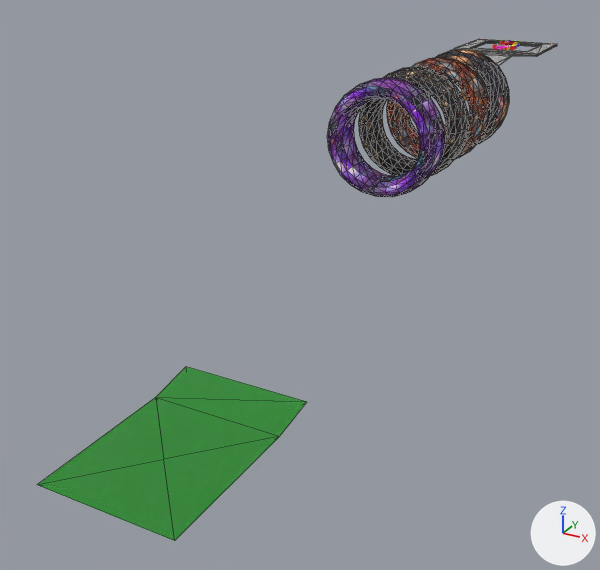
Two versions of the FBX model Games/BenzoBonanza/Assets/Models/Level7/Level7.FBX, one commit apart.
The view is the same before and after, from a camera (50 mm lens) standing at (1153.0, -4211.0, 552.0) and looking at (-228.0, -1700.0, -704.0). Every picture has the same lights, and +X, +Y and +Z are marked at lower right. Mesh edges are drawn as thin lines on the coarser meshes. Objects named as collision shapes, trigger or cutter boxes, shadow casters or lower levels of detail are left out. Where no turn or scale is listed for an object, it has been applied to the vertices.
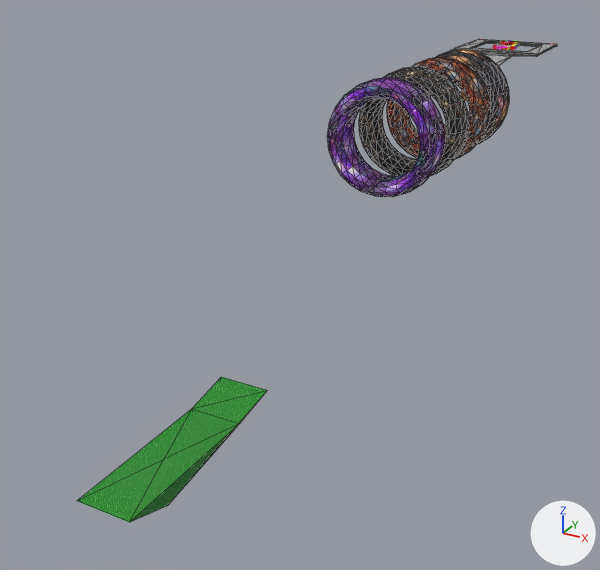
Boxes [x1, y1, x2, y2] around the edits, measured in the pictures (600 x 570 px):
'Pyramid001', rescaled (29% narrower, 17% shorter)
    before: [37, 367, 307, 541]
    after: [77, 377, 268, 522]

What changed in the scene script:
```text
Change ob_pyramid001:
    ob_pyramid001.scale: (1.0, 1.0, 1.0) -> (0.384, 1.0, 1.0)
```
